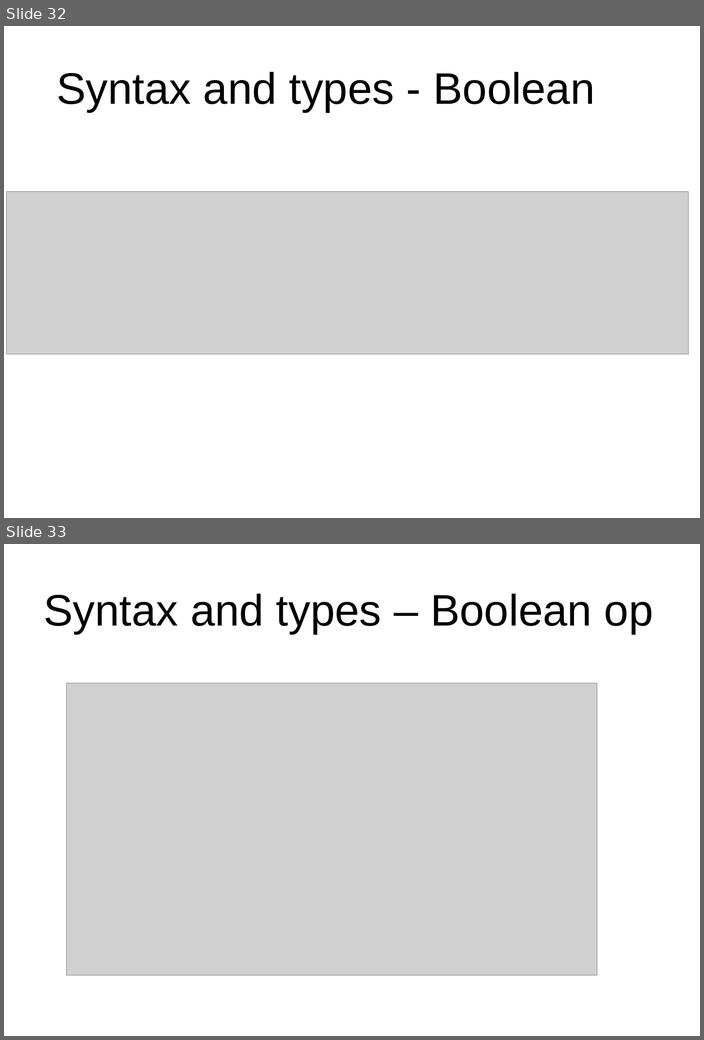
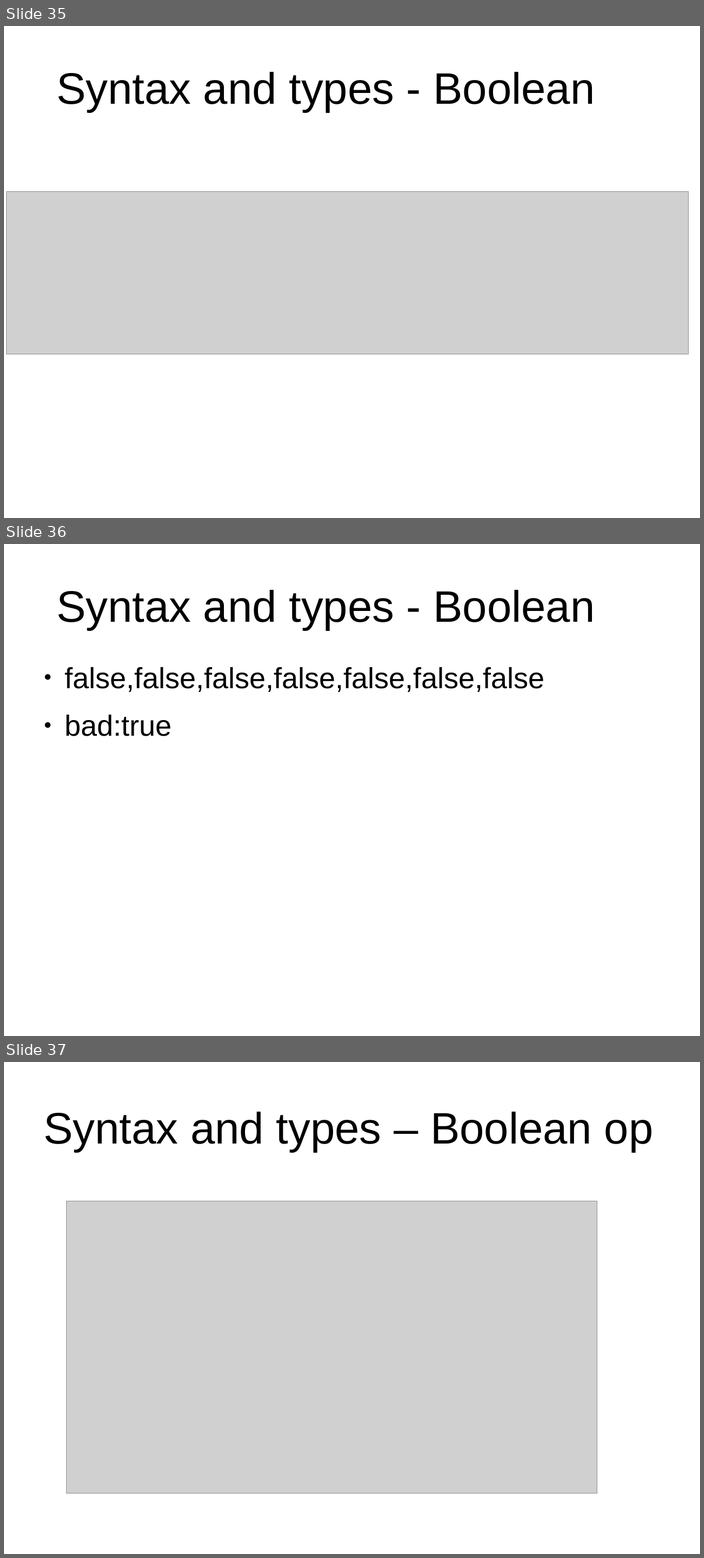
Before and after one commit to peterborkuti/other, a slide deck: JavaScriptBasics/jsbasics-slide.odp. Shown one above the other, each under a label of ours: slides 32 and 33 before the commit, slides 35, 36 and 37 after it. The pictures are 704x1040 and 704x1558 pixels, drawn with LibreOffice and Linux fonts; fonts in the diff are those of the drawing; grey boxes stand for pictures; background and template pictures are left out. Boxes give left, top, right and bottom in pixels: in the first picture for what was removed or moved away, otherwise in the second. Text is boxed around its words. In the diff, an @@ line names an element or a change of style, - is before the commit and + after.

```diff
--- a/JavaScriptBasics/jsbasics-slide.odp
+++ b/JavaScriptBasics/jsbasics-slide.odp
@@ slide 36 added at [4,544,700,1036], background #FFFFFF @@
@@ title added at [56,590,595,630], 53.3 pt, text #000000 @@
+Syntax and types - Boolean
@@ text added at [65,667,544,736], 35.3 pt, text #000000 @@
+● false,false,false,false,false,false,false
+● bad:true
@@ what was slide 32 is now slide 35 @@
@@ what was slide 33 is now slide 37 @@
```
Also in this commit, not shown: 8 slides changed, 11 other slides added, 2 other files.
